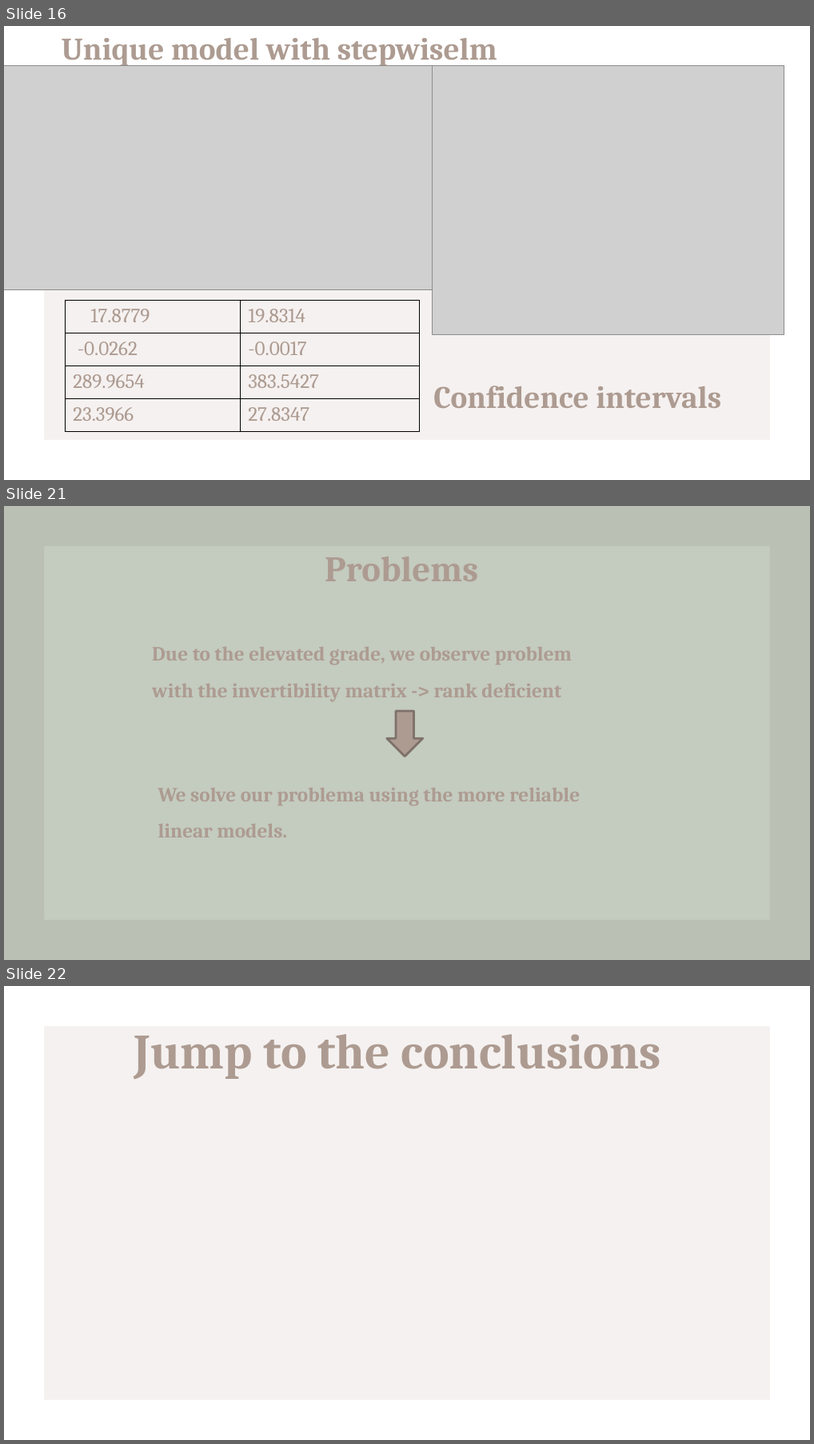
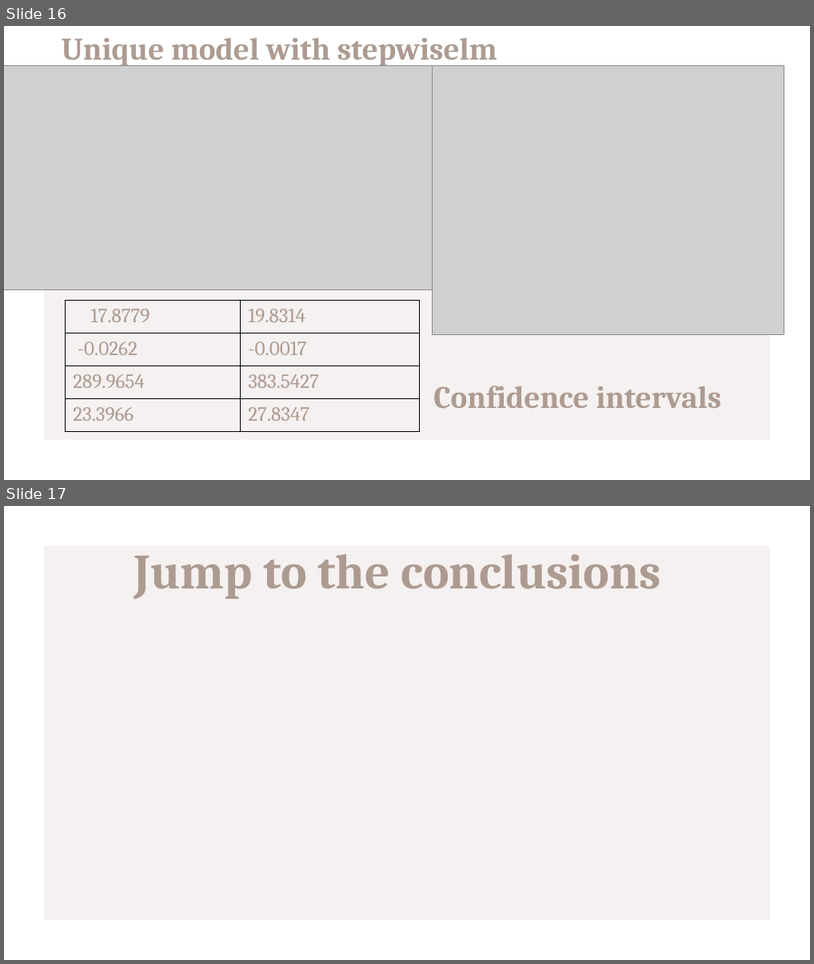
Before and after one commit to domenico-rgs/EFSA-Project, a slide deck: Presentation.pptx. Shown one above the other, each under a label of ours: slides 16, 21 and 22 before the commit, slides 16 and 17 after it; the slides between them are not shown. The pictures are 814x1444 and 814x964 pixels, drawn with LibreOffice and Linux fonts; fonts in the diff are those of the drawing; grey boxes stand for pictures. Boxes give left, top, right and bottom in pixels: in the first picture for what was removed or moved away, otherwise in the second. Text is boxed around its words. In the diff, an @@ line names an element or a change of style, - is before the commit and + after.

```diff
--- a/Presentation.pptx
+++ b/Presentation.pptx
@@ slide 21 removed at box(4, 506, 810, 960), background #C4CBBF @@
@@ frame removed at box(4, 506, 810, 959) @@
@@ text removed at box(325, 556, 478, 581) @@
-Problems
@@ text removed at box(152, 647, 572, 701) @@
-Due to the elevated grade, we observe problem with the invertibility matrix -> rank deficient
@@ down arrow removed at box(387, 711, 423, 756) @@
@@ text removed at box(158, 788, 580, 837) @@
-We solve our problema using the more reliable linear models.
@@ what was slide 22 is now slide 17 @@
```
Also in this commit, not shown: 1 slide changed, 4 other slides removed.
